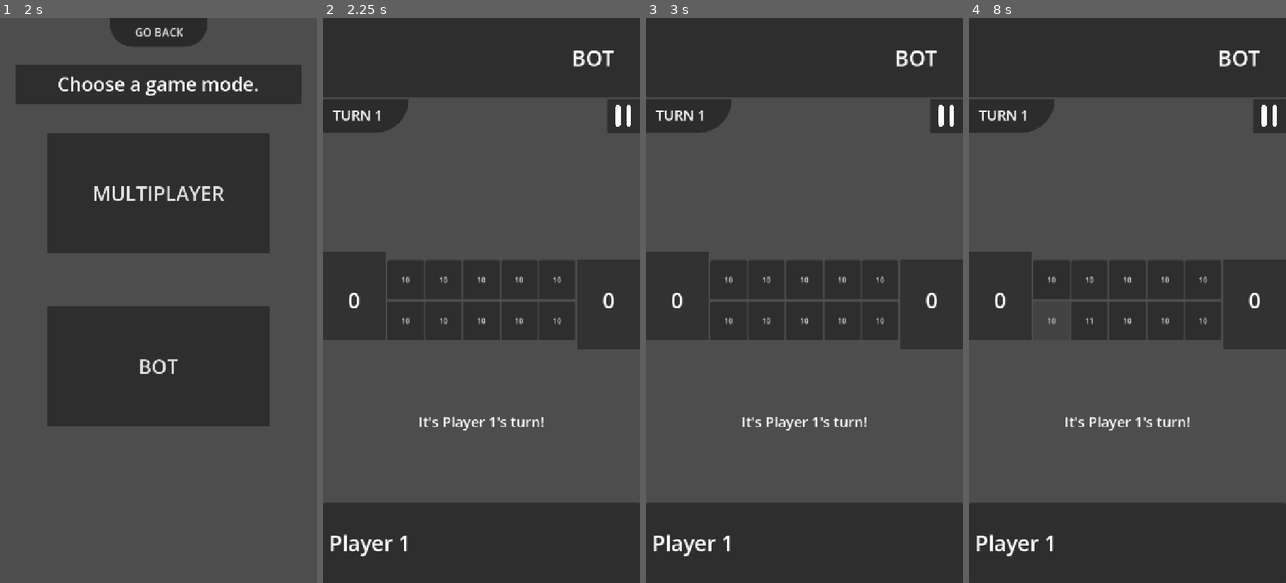
Above: before the commit, frames 1-4 (left to right).
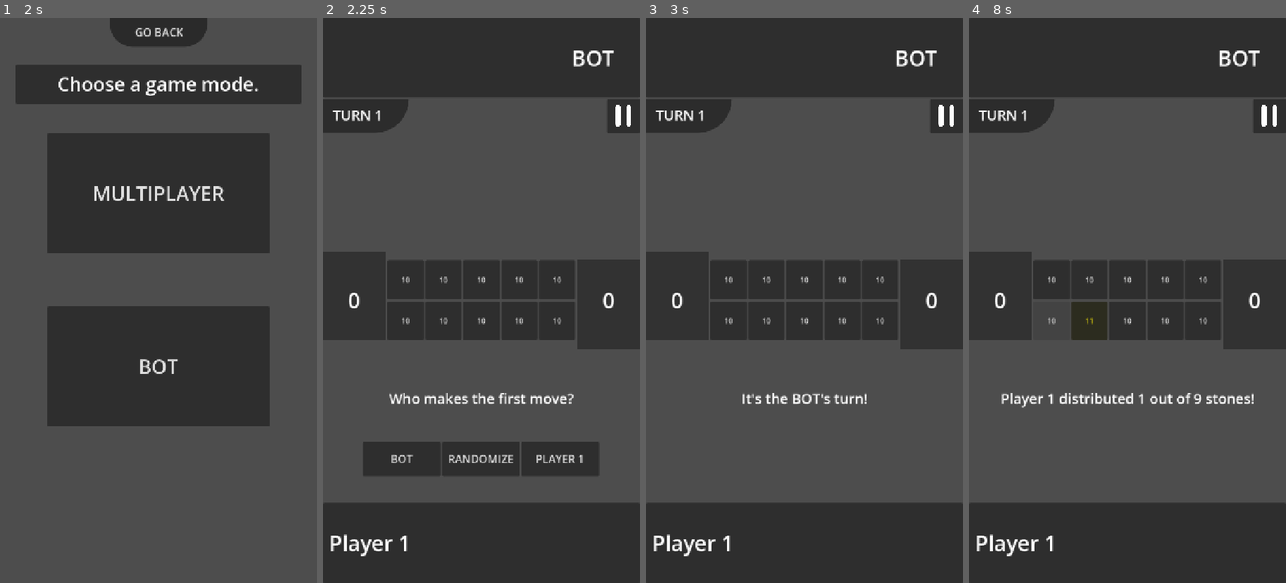
Above: after the commit, the same moments.

Repository: LeYohan-rgb/trad-games-hub
Game: Godot game, scene res://Scenes/starting_screen.tscn
The game is run twice, just before and just after one commit, with the same random seed, the same clock (stepped at 60 frames per second) and the same inputs.
Inputs (mouse positions are in pixels of both pictures, inside the frame that each line leads up to):
- Up to frame 1 (2 s): click "PLAY" at 0.5 s; click "Adjiboto" at 1.25 s
- Up to frame 2 (2.25 s): click "BOT" at 2 s
- Up to frame 3 (3 s): click (725, 458) at 2.75 s, where only the run after the commit has a clickable "BOT"
- Up to frame 4 (8 s): click "10" at 3.5 s; click "10" at 4.25 s; click "10" at 5 s; click "10" at 5.75 s; click "10" at 6.5 s; click "10" at 7.25 s

Frame 1 is identical in both runs. In frame 2, 5.1% of the frame differs, in the area x 12-87%, y 66-81%; in frame 3, 0.7%; in frame 4, 1.1%.
Error before the commit: Invalid access of index '0' on a base object of type: 'Array[String]'. (res://Scripts/adjiboto_room.gd:193)
Error after the commit: Invalid access of index '0' on a base object of type: 'Array[String]'. (res://Scripts/adjiboto_room.gd:223)

Commit message:
Changed the whole game logic to fit the bot game mode

Diff:
--- a/Scenes/adjiboto_room.tscn
+++ b/Scenes/adjiboto_room.tscn
@@ -298,12 +298,41 @@
 anchors_preset = 15
 anchor_right = 1.0
 anchor_bottom = 1.0
-grow_horizontal = 2
-grow_vertical = 2
-theme_override_font_sizes/font_size = 32
+offset_top = 46.0
+offset_bottom = -151.0
+grow_horizontal = 2
+grow_vertical = 2
+theme_override_font_sizes/font_size = 32
+text = "Who makes the first move?"
 horizontal_alignment = 1
 vertical_alignment = 1
 autowrap_mode = 2
+
+[node name="first_plr_choser" type="HBoxContainer" parent="Control" unique_id=1821482371]
+visible = false
+layout_mode = 0
+offset_left = 91.0
+offset_top = 226.0
+offset_right = 627.0
+offset_bottom = 304.0
+
+[node name="bot_btn" type="Button" parent="Control/first_plr_choser" unique_id=491677960]
+layout_mode = 2
+size_flags_horizontal = 3
+theme_override_font_sizes/font_size = 25
+text = "BOT"
+
+[node name="randomize_plr_btn" type="Button" parent="Control/first_plr_choser" unique_id=1987692712]
+layout_mode = 2
+size_flags_horizontal = 3
+theme_override_font_sizes/font_size = 25
+text = "RANDOMIZE"
+
+[node name="plr_chosen_btn" type="Button" parent="Control/first_plr_choser" unique_id=945266169]
+layout_mode = 2
+size_flags_horizontal = 3
+theme_override_font_sizes/font_size = 25
+text = "PLAYER 1"
 
 [node name="player_1_panel" type="Panel" parent="." unique_id=1289637704]
 layout_mode = 2
@@ -340,3 +369,6 @@
 [connection signal="pressed" from="HBoxContainer/holes_container/btn_1_3" to="HBoxContainer/holes_container" method="_on_btn_1_3_pressed"]
 [connection signal="pressed" from="HBoxContainer/holes_container/btn_1_4" to="HBoxContainer/holes_container" method="_on_btn_1_4_pressed"]
 [connection signal="pressed" from="HBoxContainer/holes_container/btn_1_5" to="HBoxContainer/holes_container" method="_on_btn_1_5_pressed"]
+[connection signal="pressed" from="Control/first_plr_choser/bot_btn" to="." method="_on_bot_btn_pressed"]
+[connection signal="pressed" from="Control/first_plr_choser/randomize_plr_btn" to="." method="_on_randomize_plr_btn_pressed"]
+[connection signal="pressed" from="Control/first_plr_choser/plr_chosen_btn" to="." method="_on_plr_chosen_btn_pressed"]
--- a/Scripts/Global.gd
+++ b/Scripts/Global.gd
@@ -4,7 +4,7 @@
 var game_mode : int = 0 #O IS ONLINE, 1 IS BOT
 var playing_game : int = 0
 var players :Array[String] = []
-var is_debugging : bool = true #ORIGIANL PROPORTION WAS 720 X 1280
+var is_debugging : bool = false #ORIGIANL PROPORTION WAS 720 X 1280
 
 
 #1 - ADJIBOTO
--- a/Scripts/adjiboto_room.gd
+++ b/Scripts/adjiboto_room.gd
@@ -13,6 +13,7 @@
 @onready var winning_panel = $Control2/winning_panel
 @onready var winning_lbl = $Control2/winning_panel/Panel/winning_lbl
 @onready var win_quit_game_btn = $Control2/winning_panel/HBoxContainer/win_quit_game_btn
+@onready var player_choser = $Control/first_plr_choser
 @onready var replay_btn = $Control2/winning_panel/HBoxContainer/replay_btn
 
 @onready var plr_2_stones_bg = $HBoxContainer/adjiboto_boat_2/ColorRect
@@ -27,7 +28,9 @@
 
 var going_to_replay : bool = false
 var holes_used_in_first_stage = []
+var holes_used_in_first_stage_bot = []
 var replay_agreement = [false, false]
+var bot_turn : int = 0
 
 @onready var game_holes= {
 	1: $HBoxContainer/holes_container/btn_1_1,
@@ -83,7 +86,9 @@
 	winning_panel.hide()
 
 	if Global.game_mode == 1:
-		message_label.text = "It's " + Global.player_name + "'s turn!"
+		game_paused = true
+		message_label.text = "Who makes the first move?"
+		player_choser.show()
 		player_1_label.text = Global.player_name
 		player_2_label.text = "BOT"
 		return
@@ -105,6 +110,9 @@
 		message_label.text = "..."
 		return
 
+	if Global.game_mode == 1 and bot_turn != game_state["turn"]:
+		is_move_legal(hole_num, 0)
+		return
 
 	if multiplayer.is_server() and game_state["turn"] == 0 and game_paused == false:
 		is_move_legal(hole_num, 0)
@@ -113,7 +121,6 @@
 	if not multiplayer.is_server() and game_state["turn"] == 1 and game_paused == false:
 		is_move_legal(hole_num, 1)
 		#THE CLIENT PLAYED!
-		pass
 
 
 func is_move_legal(hole_num, player):
@@ -129,6 +136,10 @@
 			holes_used_in_first_stage.append(hole_num)
 			game_holes[hole_num].self_modulate.a = 0.8
 
+		if Global.game_mode == 1:
+			perform_move(hole_num, 0)
+			return
+
 		perform_move.rpc(hole_num, player)
 	else:
 		illegal_move_message()
@@ -137,6 +148,12 @@
 	game_paused = true
 	message_label.text = "You must play a hole with more than one stone!"
 	await get_tree().create_timer(2.0).timeout
+
+	if Global.game_mode == 1: #WHEN PLAYING WITH BOT
+		message_label.text = "It's " + Global.player_name + "'s turn!"
+		game_paused = false
+		return
+
 	message_label.text = "It's " + Global.players[game_state["turn"]] + "'s turn!"
 	game_paused = false
 
@@ -144,12 +161,25 @@
 	game_paused = true
 	message_label.text = "You must play each of the holes before playing the same hole!"
 	await get_tree().create_timer(2.0).timeout
+
+	if Global.game_mode == 1: #WHEN PLAYING WITH BOT
+		message_label.text = "It's " + Global.player_name + "'s turn!"
+		game_paused = false
+		return
+
 	message_label.text = "It's " + Global.players[game_state["turn"]] + "'s turn!"
 	game_paused = false
 
 @rpc("any_peer", "call_local", "reliable")
 func perform_move(hole_num, player):
 	game_paused = true
+
+	if Global.game_mode == 1: #WHEN PLAYING BOT
+		var amount_of_stones_removed = int(get_stone(player, 0, hole_num).text) - 1
+		update_game_state(hole_num, player, 0)
+		await get_tree().create_timer(0.5).timeout
+		loop_through_holes(hole_num, player, 0, amount_of_stones_removed)
+		return
 
 	var amount_of_stones_removed = int(get_stone(player, is_the_host(), hole_num).text) - 1
 	update_game_state(hole_num, player, is_the_host())
@@ -218,7 +248,12 @@
 	for i in range(stones_removed):
 		game_state[get_stone_by_index(plr, plr_interface, mod_10_index(hole_num + i + 1))] += 1
 		get_stone(plr, plr_interface, mod_10_index(hole_num + i + 1)).text = str(int(get_stone(plr, plr_interface, mod_10_index(hole_num + i + 1)).text) + 1)
-		message_label.text = Global.players[plr] + " distributed " + str(1 + i) + " out of " + str(stones_removed) + " stones!"
+
+		if Global.game_mode == 1: # IF PLAYING BOT
+			message_label.text = return_player_or_bot_str(plr, true) + " distributed " + str(1 + i) + " out of " + str(stones_removed) + " stones!"
+		else:
+			message_label.text = Global.players[plr] + " distributed " + str(1 + i) + " out of " + str(stones_removed) + " stones!"
+
 		get_stone(plr, plr_interface, mod_10_index(hole_num + i + 1)).modulate = modulate_color
 		await get_tree().create_timer(time_per_stone).timeout
 		get_stone(plr, plr_interface, mod_10_index(hole_num + i + 1)).modulate = "ffffff"
@@ -233,7 +268,12 @@
 		var stones_catched = game_state[get_stone_by_index(plr, plr_interface, mod_10_index(hole_num + stones_removed + 1 + iterative_capture))]
 		if is_in_a_capture_sequence(stones_catched) and game_state["game_turn"] != 1:
 			get_stone(plr, plr_interface, mod_10_index(hole_num + stones_removed + 1 + iterative_capture)).modulate = catch_modulate_color
-			message_label.text = Global.players[game_state["turn"]] + "captures " + str(stones_catched) + " stones!"
+
+			if Global.game_mode == 1:
+				message_label.text = return_player_or_bot_str(plr, true) + " captures " + str(stones_catched) + " stones!"
+			else:
+				message_label.text = Global.players[game_state["turn"]] + " captures " + str(stones_catched) + " stones!"
+
 			await get_tree().create_timer(1.0).timeout
 
 			#CATCHED
@@ -250,6 +290,33 @@
 
 func check_if_legal_moves_left():
 	var no_legal_moves = true
+
+	#FOR THE BOT:
+	if Global.game_mode == 1:
+		if game_state["turn"] == 0:
+			if bot_turn == 0: #CHECK FOR THE PLAYER
+				for i in range(1,6):
+					if game_state[i] >= 2:
+						no_legal_moves = false
+			else: #CHECK FOR THE BOT
+				for i in range(6,11):
+					if game_state[i] >= 2:
+						no_legal_moves = false
+		else:
+			if bot_turn == 0: #CHECK FOR THE BOT
+				for i in range(6,11):
+					if game_state[i] >= 2:
+						no_legal_moves = false
+			else: #CHECK FOR THE PLAYER
+				for i in range(1,6):
+					if game_state[i] >= 2:
+						no_legal_moves = false
+
+		if no_legal_moves == true: #END GAME
+			end_game_bot() #still not yet botosized
+		else:
+			go_to_next_turn() #still not yet botosized
+		return
 	#if the current turn is the 1st player, check if THE CLIENT has moves left
 	if game_state["turn"] == 0:
 		if multiplayer.is_server():
@@ -343,6 +410,10 @@
 
 
 func end_game():
+
+	if Global.game_mode == 1:
+		message_label.text = return_player_or_bot_str(opposite_turn_for_bot_mode(), true) + " has no legal moves left!"
+
 	message_label.text = Global.players[opposite_turn()] + " has no legal moves left!"
 	await get_tree().create_timer(2.0).timeout
 	# CHECK IF DRAW
@@ -371,6 +442,26 @@
 	pause_panel.hide()
 	pause_btn.hide()
 	winning_panel.show()
+
+	if Global.game_mode == 1:
+		if outcome == 0:
+			if bot_turn == 0:
+				winning_lbl.text = "THE BOT WINS!"
+				winning_lbl.add_theme_color_override("font_color", Color(modulate_color_2))
+			else:
+				winning_lbl.text = Global.player_name + " WINS!"
+				winning_lbl.add_theme_color_override("font_color", Color(modulate_color_1))
+		if outcome == 1:
+			if bot_turn == 0:
+				winning_lbl.text = Global.player_name + " WINS!"
+				winning_lbl.add_theme_color_override("font_color", Color(modulate_color_1))
+			else:
+				winning_lbl.text = "THE BOT WINS!"
+				winning_lbl.add_theme_color_override("font_color", Color(modulate_color_2))
+		if outcome == 2:
+			winning_lbl.text = "DRAW"
+			winning_lbl.add_theme_color_override("font_color", Color("#ffffff"))
+		return
 
 	if outcome == 0:
 		winning_lbl.text = Global.players[0] + " WINS!"
@@ -419,6 +510,23 @@
 		return 0
 
 func catched_stones_by_plr(stones_catched):
+	if Global.game_mode == 1:
+		if game_state["turn"] == 0:
+			if bot_turn == 0:
+				game_state["player_2_stones"] += stones_catched
+				plr_2_stones_lbl.text = str(int(plr_2_stones_lbl.text) + stones_catched)
+			else:
+				game_state["player_1_stones"] += stones_catched
+				plr_1_stones_lbl.text = str(int(plr_1_stones_lbl.text) + stones_catched)
+		else:
+			if bot_turn == 0:
+				game_state["player_1_stones"] += stones_catched
+				plr_1_stones_lbl.text = str(int(plr_1_stones_lbl.text) + stones_catched)
+			else:
+				game_state["player_2_stones"] += stones_catched
+				plr_2_stones_lbl.text = str(int(plr_2_stones_lbl.text) + stones_catched)
+		return
+
 	if game_state["turn"] == 0:
 		if multiplayer.is_server():
 			game_state["player_1_stones"] += stones_catched
@@ -463,7 +571,11 @@
 		game_state["turn"] = 1
 	else:
 		game_state["turn"] = 0
-	message_label.text = "It's " + Global.players[game_state["turn"]] + "'s turn!"
+
+	if Global.game_mode == 1:
+		message_label.text = "It's " + return_player_or_bot_str(return_player_or_bot_turn(), false) + "'s turn!"
+	else:
+		message_label.text = "It's " + Global.players[game_state["turn"]] + "'s turn!"
 	game_paused = false
 
 func mod_10_index(num):
@@ -546,6 +658,8 @@
 	opposite_player_disconnected = true
 
 func reset_all_variables():
+	bot_turn = 0
+	player_choser.hide()
 	pause_btn.show()
 	opposite_player_disconnected = false
 	winning_panel.hide()
@@ -558,6 +672,7 @@
 	pause_panel.hide()
 	pause_btn.icon = load("res://Graphics/general_icons/pause_icon.png")
 	holes_used_in_first_stage = []
+	holes_used_in_first_stage_bot = []
 	plr_1_stones_lbl.text = "0"
 	plr_2_stones_lbl.text = "0"
 	replay_agreement = [false, false]
@@ -601,6 +716,16 @@
 	if replay_agreement == [true, true]:
 		return
 
+	if Global.game_mode == 1:
+		win_quit_game_btn.hide()
+		replay_agreement = [true, true]
+		replay_btn.text = "STARTING NEW MATCH..."
+		await get_tree().create_timer(2.0).timeout
+		going_to_replay = true
+		reset_all_variables()
+		set_up()
+
+
 	win_quit_game_btn.hide()
 	if replay_agreement[is_the_host()] == false:
 		replay_agreement[is_the_host()] = true
@@ -654,3 +779,125 @@
 	going_to_replay = true
 	reset_all_variables()
 	set_up()
+
+#---------------------BOT FUNCTIONS----------------------
+
+func _on_bot_btn_pressed() -> void:
+	bot_turn = 0
+	set_up_first_game_turn_bot(bot_turn)
+
+
+func _on_randomize_plr_btn_pressed() -> void:
+	var choices = [0, 1]
+	choices.shuffle()
+
+	bot_turn = choices[0]
+	set_up_first_game_turn_bot(bot_turn)
+
+
+func _on_plr_chosen_btn_pressed() -> void:
+	bot_turn = 1
+	set_up_first_game_turn_bot(bot_turn)
+
+func set_up_first_game_turn_bot(turn : int):
+	player_choser.hide()
+	if bot_turn == 0:
+		message_label.text = "It's the BOT's turn!"
+		#then add a function for the bot to start thinking
+	else:
+		message_label.text = "It's " + Global.player_name + "'s turn!"
+	game_paused = false
+
+func return_player_or_bot_str(plr : int, is_capitalized : bool) -> String:
+	if plr == 0:
+		return Global.player_name
+	else:
+		if is_capitalized:
+			return "The BOT"
+		else:
+			return "the BOT"
+
+func return_player_or_bot_turn() -> int:
+	if game_state["turn"] == 0 and bot_turn == 0:
+		return 1
+	if game_state["turn"] == 1 and bot_turn == 1:
+		return 1
+	if game_state["turn"] == 0 and bot_turn == 1:
+		return 0
+	if game_state["turn"] == 1 and bot_turn == 0:
+		return 0
+	else:
+		return 0
+
+func opposite_turn_for_bot_mode() -> int:
+	var current_plr = 0
+
+	if game_state["turn"] == 0 and bot_turn == 0:
+		current_plr = 1
+	if game_state["turn"] == 1 and bot_turn == 1:
+		current_plr = 1
+	if game_state["turn"] == 0 and bot_turn == 1:
+		current_plr = 0
+	if game_state["turn"] == 1 and bot_turn == 0:
+		current_plr = 0
+
+	return opp_plr(current_plr)
+
+func return_bot_index_from_one_to_two(plr):
+	if plr == 0: # the player
+		return 1
+	else: #the bot
+		return 2
+
+func end_game_bot():
+
+	message_label.text = return_player_or_bot_str(opposite_turn_for_bot_mode(), true) + " has no legal moves left!"
+	await get_tree().create_timer(2.0).timeout
+	# CHECK IF DRAW
+	if game_state["player_" + return_bot_index_from_one_to_two(opposite_turn_for_bot_mode()) + "_stones"] >= calculate_stones_left():
+		modulate_player_boat_bot(0) #highlight the boat
+
+		message_label.text = "But they have enough stones to refill all of their holes!"
+
+
+		await refill_time() #refill all holes back
+
+		modulate_player_boat_bot(1)
+
+		message_label.text = "The game ends in a draw!"
+
+		await get_tree().create_timer(2.0).timeout
+		end_the_game_and_enter_end_screen(2) #0 host wins, 1 client wins, 2 draw
+	else:
+		message_label.text = "They do not have enough stones to refill all of their holes!"
+		await get_tree().create_timer(2.0).timeout
+		message_label.text = return_player_or_bot_str(opposite_turn_for_bot_mode(), true) + " wins the game!"
+		await get_tree().create_timer(2.0).timeout
+		end_the_game_and_enter_end_screen(game_state["turn"])
+
+func modulate_player_boat_bot(on_or_off):
+	if on_or_off == 0: #if 0, modulate!
+		if game_state["turn"] == 0:
+			if bot_turn == 0:
+				plr_1_stones_bg.self_modulate.a = 0.5
+			else:
+				plr_2_stones_bg.self_modulate.a = 0.5
+		else:
+			if bot_turn == 0:
+				plr_2_stones_bg.self_modulate.a = 0.5
+			else:
+				plr_1_stones_bg.self_modulate.a = 0.5
+	else: #if not, then un-modulate.
+		if game_state["turn"] == 0:
+			if bot_turn == 0:
+				plr_1_stones_bg.self_modulate.a = 1
+			else:
+				plr_2_stones_bg.self_modulate.a = 1
+		else:
+			if bot_turn == 0:
+				plr_2_stones_bg.self_modulate.a = 1
+			else:
+				plr_1_stones_bg.self_modulate.a = 1
+
+func bot_move():
+	pass
